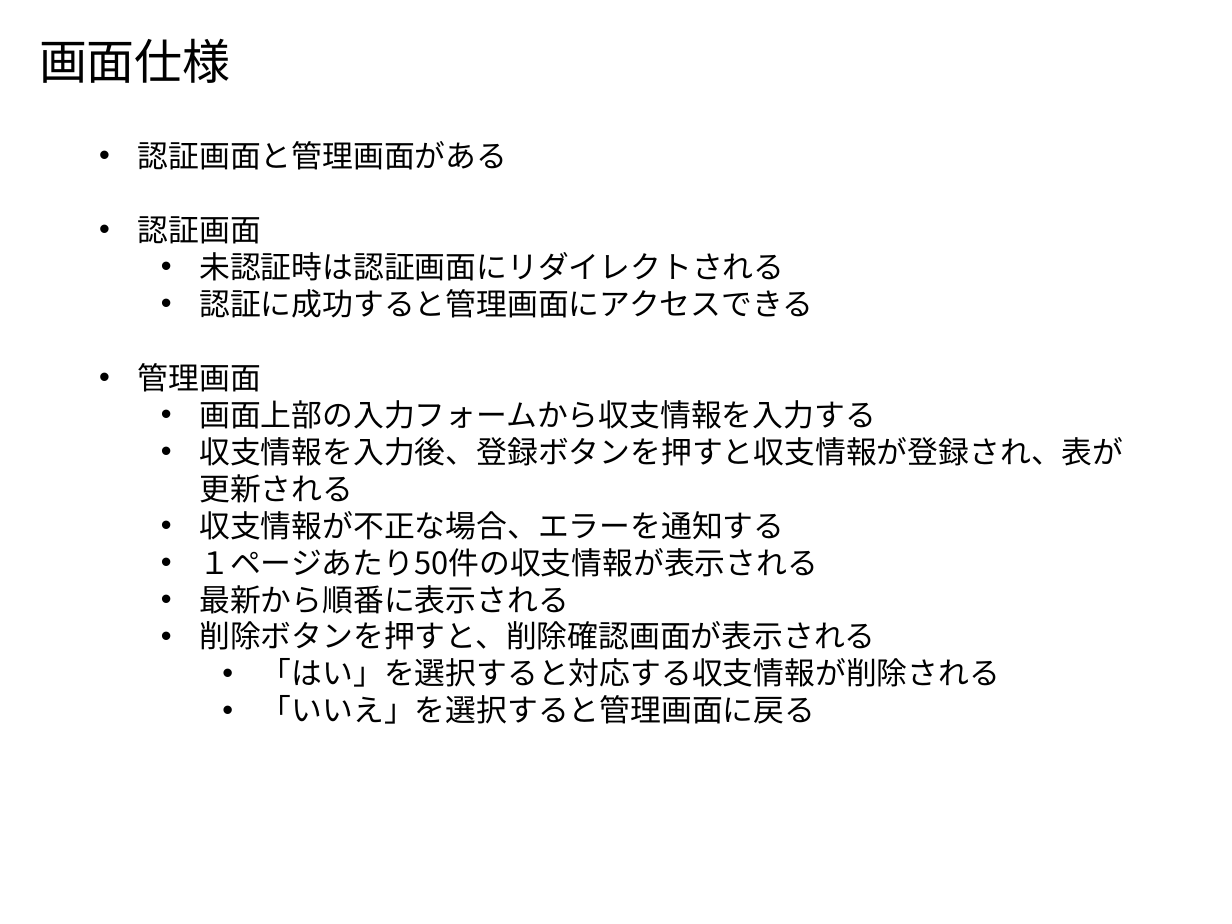
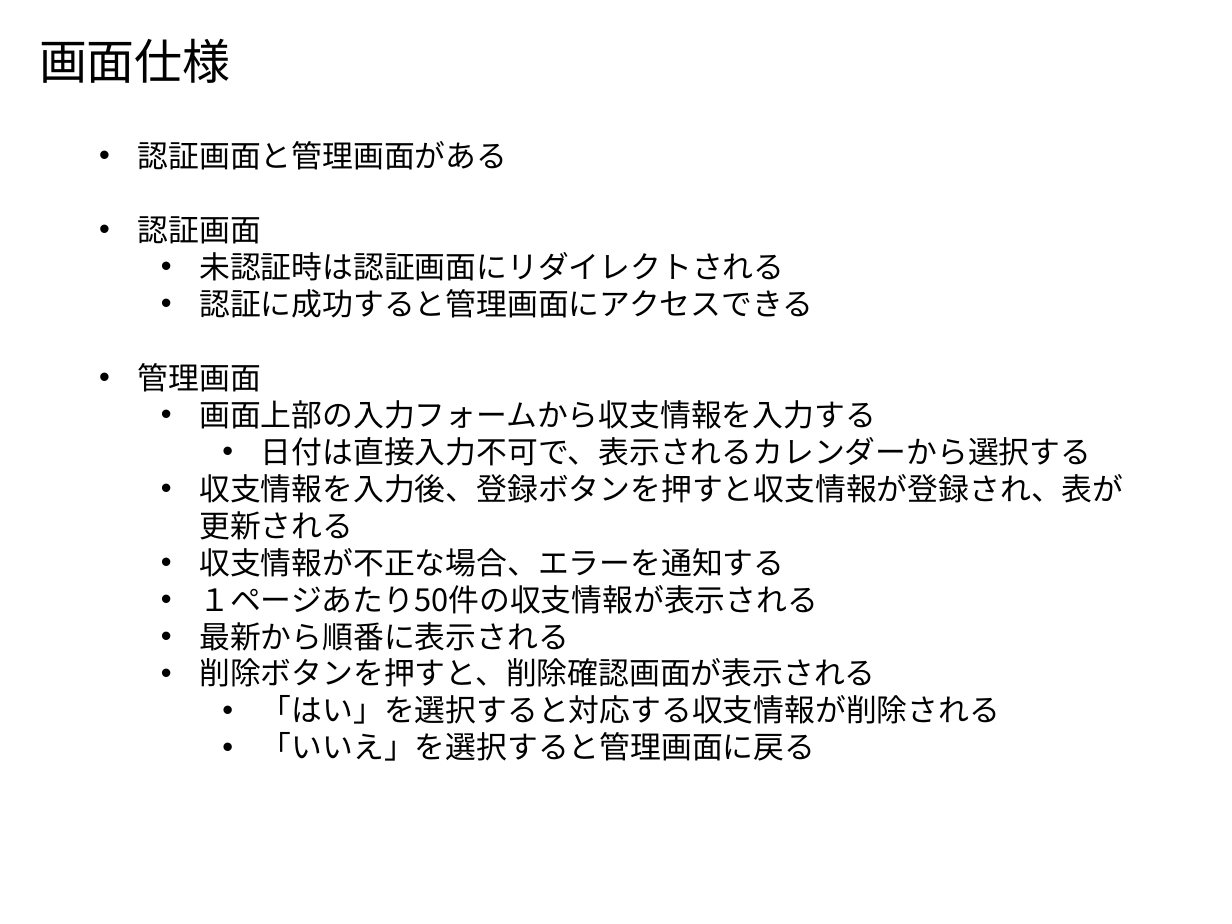
Before and after one commit to Leonis0813/chort, a slide deck: slide 2 of bin/algieba.pptx. Drawn at 1232x924 pixels with LibreOffice and Linux fonts; fonts in the diff are those of the drawing. Boxes give left, top, right and bottom in pixels: in the first picture for what was removed or moved away, otherwise in the second. Text is boxed around its words. In the diff, an @@ line names an element or a change of style, - is before the commit and + after.

```diff
--- a/bin/algieba.pptx
+++ b/bin/algieba.pptx
@@ text at (261,437,1091,466): paragraph added @@
+    • 日付は直接入力不可で、表示されるカレンダーから選択する
```
Also in this commit, not shown: 4 other slides changed, 1 slide added, 4 other files.
